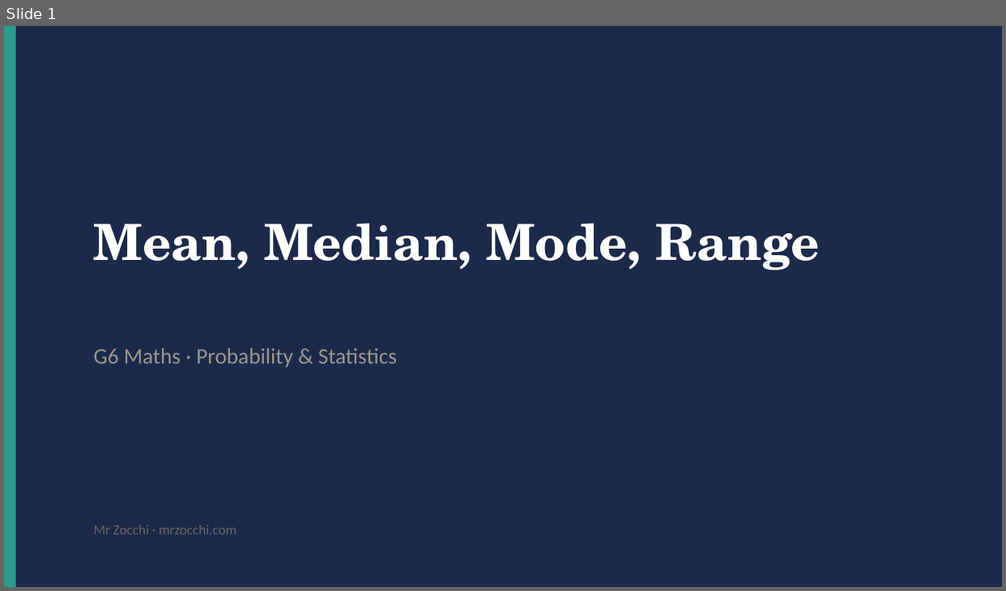
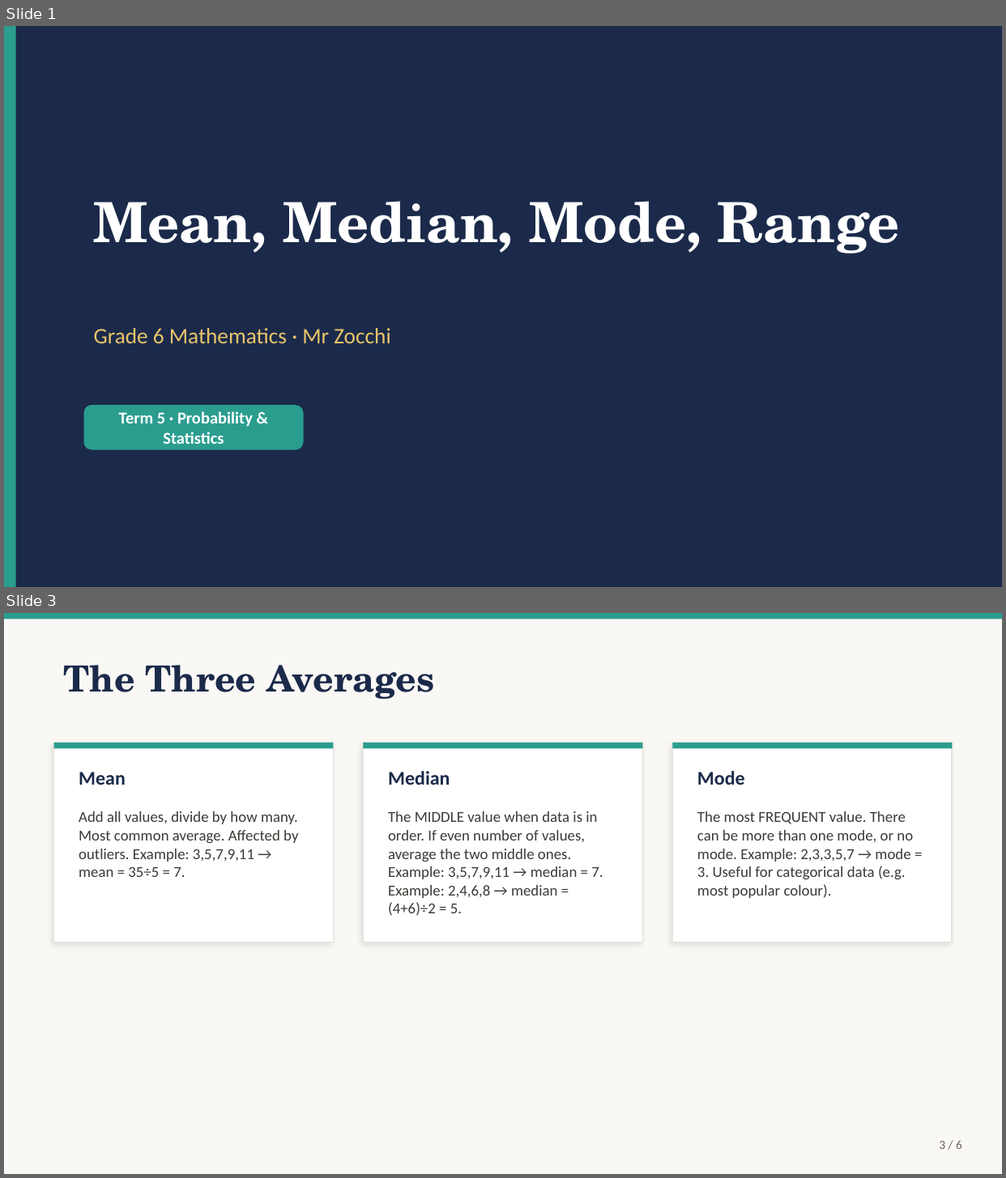
Before and after one commit to briscorey/mrzocchi, a slide deck: static/ppts/G6_Math_T5_Averages.pptx. Shown one above the other, each under a label of ours: slide 1 before the commit, slides 1 and 3 after it; the slides between them are not shown. The pictures are 1006x591 and 1006x1178 pixels, drawn with LibreOffice and Linux fonts; fonts in the diff are those of the drawing. Boxes give left, top, right and bottom in pixels: in the first picture for what was removed or moved away, otherwise in the second. Text is boxed around its words. In the diff, an @@ line names an element or a change of style, - is before the commit and + after.

Commit message:
feat: 60 real PowerPoints for all G6 Science and Maths
Complete set of educational presentations with real content:

G6 SCIENCE (30 PPTs):
T1 Scientific Skills: Lab Safety, Scientific Method, Variables,
   Measurement & Units, Data & Graphs, Full Revision
T2 Chemistry: Particle Model, States of Matter, Changes of State,
   Mixtures & Solutions, Separating Mixtures, Full Revision
T3 Earth Science: Earth's Layers, Convection Currents, Plate
   Boundaries, Continental Drift, Earthquakes & Volcanoes, Full Revision
T4 Ecology: Ecosystems & Habitats, Food Chains & Webs, Adaptations,
   Human Impact, Biodiversity, Full Revision
T5 Space Science: Solar System, Earth/Sun/Moon, Seasons & Axial Tilt,
   Day & Night, Space Exploration, Full Revision

G6 MATHS (30 PPTs):
T1 Number Sense: Place Value, Rounding & Estimation, BIDMAS,
   Negative Numbers, Factors/Multiples/Primes, Full Revision
T2 Fractions & Decimals: Understanding Fractions, Equivalent &
   Simplifying, Adding/Subtracting, Multiplying/Dividing,
   Decimals & Percentages, Full Revision
T3 Geometry: Perimeter, Area, Surface Area, Volume, Capacity,
   Full Revision
T4 Algebra: Expressions, Substitution, One-Step Equations,
   Two-Step Equations, Sequences & Patterns, Full Revision
T5 Probability & Statistics: Collecting Data, Averages,
   Charts & Graphs, Probability Basics, Experimental vs
   Theoretical, Full Revision

DESIGN: Navy/teal/gold palette matching mrzocchi.com.
4 slide layouts: big-idea, cards (2-3 grid), two-column, default.
Title slide + 3-4 content slides + summary slide per topic.
Total: ~300 slides across 60 presentations.

```diff
--- a/static/ppts/G6_Math_T5_Averages.pptx
+++ b/static/ppts/G6_Math_T5_Averages.pptx
@@ slide 3 added at bbox=[4, 613, 1002, 1174], background #FAF8F5 @@
@@ rectangle added at bbox=[4, 613, 1002, 619], fill #2A9D8F @@
@@ text added at bbox=[64, 665, 435, 699], 26 pt, text #1B2A4A, bold @@
+The Three Averages
@@ rectangle added at bbox=[54, 743, 334, 943], fill #FFFFFF, outline #E5E2DC 1 pt @@
@@ rectangle added at bbox=[54, 743, 334, 749], fill #2A9D8F @@
@@ rectangle added at bbox=[364, 743, 642, 943], fill #FFFFFF, outline #E5E2DC 1 pt @@
@@ rectangle added at bbox=[364, 743, 642, 749], fill #2A9D8F @@
@@ rectangle added at bbox=[672, 743, 952, 943], fill #FFFFFF, outline #E5E2DC 1 pt @@
@@ rectangle added at bbox=[672, 743, 952, 749], fill #2A9D8F @@
@@ text added at bbox=[79, 772, 126, 785], 14 pt, text #1B2A4A, bold @@
+Mean
@@ text added at bbox=[388, 771, 450, 785], 14 pt, text #1B2A4A, bold @@
+Median
@@ text added at bbox=[697, 771, 745, 785], 14 pt, text #1B2A4A, bold @@
+Mode
@@ text added at bbox=[79, 811, 298, 877], 11 pt, text #3D3A36 @@
+Add all values, divide by how many. Most common average. Affected by outliers. Example: 3,5,7,9,11 → mean = 35÷5 = 7.
@@ text added at bbox=[388, 811, 603, 916], 11 pt, text #3D3A36 @@
+The MIDDLE value when data is in order. If even number of values, average the two middle ones. Example: 3,5,7,9,11 → median = 7. Example: 2,4,6,8 → median = (4+6)÷2 = 5.
@@ text added at bbox=[697, 811, 913, 898], 11 pt, text #3D3A36 @@
+The most FREQUENT value. There can be more than one mode, or no mode. Example: 2,3,3,5,7 → mode = 3. Useful for categorical data (e.g. most popular colour).
@@ text added at bbox=[939, 1140, 962, 1149], 9 pt, text #6B6660 @@
+3 / 6
@@ slide 1 changed as well @@
@@ text "Mean, Median, Mode, Range": place and size @@
-text "Mean, Median, Mode, Range" at bbox=[94, 223, 820, 271]
+text "Mean, Median, Mode, Range" at bbox=[94, 201, 900, 254]
@@ text "Mean, Median, Mode, Range" at bbox=[94, 201, 900, 254]: size 36 to 40 pt @@
@@ text at bbox=[94, 328, 390, 344]: text changed; text colour #9B9690 to #E9C46A @@
-G6 Maths · Probability & Statistics
+Grade 6 Mathematics · Mr Zocchi
@@ rounded rectangle added at bbox=[84, 405, 304, 450], fill #2A9D8F @@
@@ text added at bbox=[119, 412, 253, 444], 12 pt, text #FFFFFF, bold @@
+Term 5 · Probability & Statistics
@@ text removed at bbox=[94, 525, 236, 535] @@
-Mr Zocchi · mrzocchi.com
```
Also in this commit, not shown: 4 other slides added, 3 slides removed, 59 other files.
